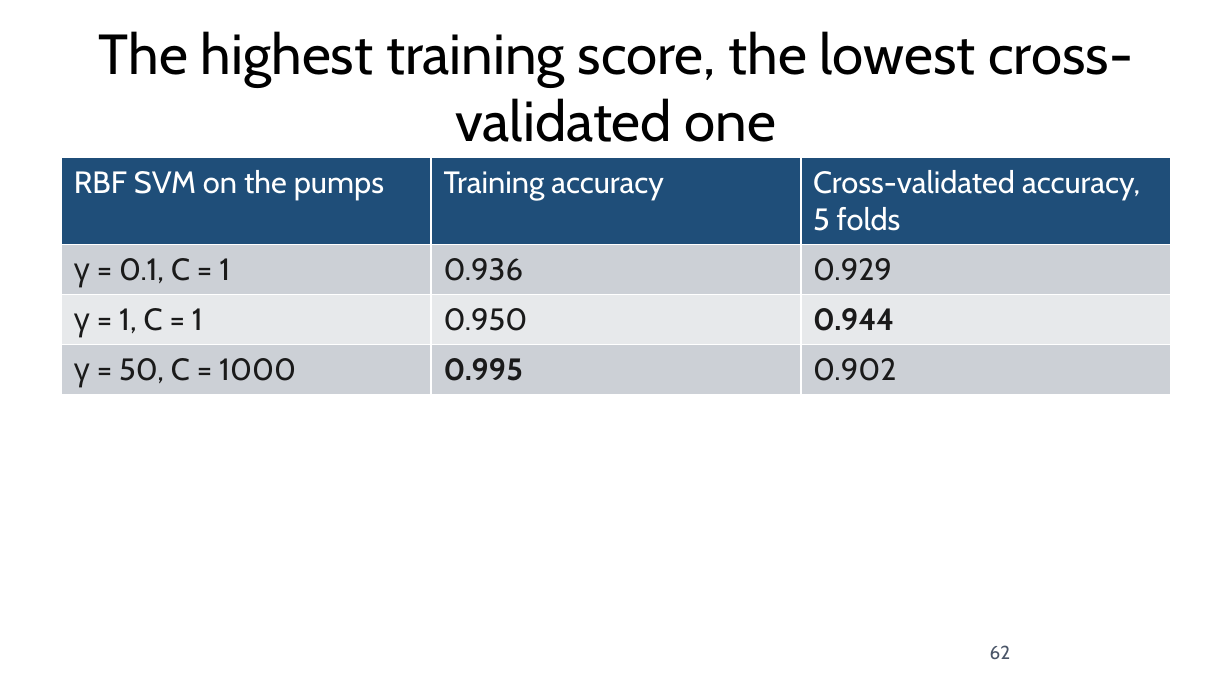
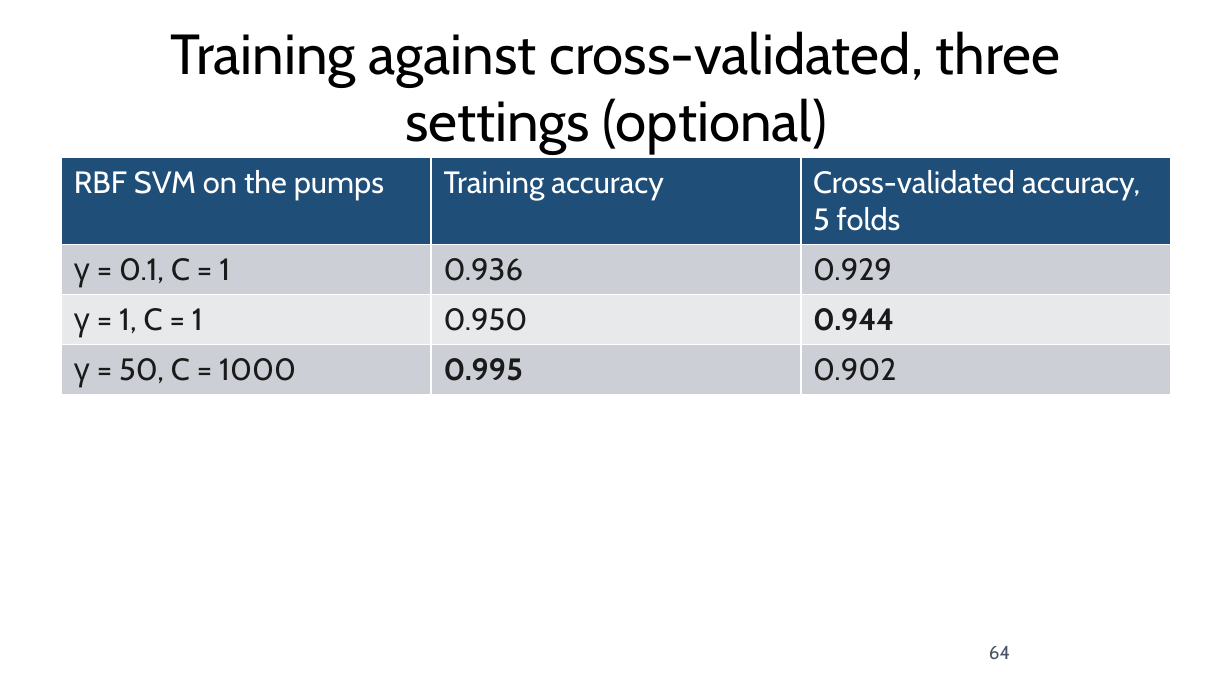
Before and after one commit to fabioantonini/technologies-for-artificial-intelligence, a slide deck: slide 64 of Lessons/06_knn_naive_bayes_svm/Slides/knn_naive_bayes_svm_slides.pptx (slide 62 before the commit). Drawn at 1232x693 pixels with LibreOffice and Linux fonts; fonts in the diff are those of the drawing; background and template pictures are left out. Boxes give left, top, right and bottom in pixels: in the first picture for what was removed or moved away, otherwise in the second. Text is boxed around its words. In the diff, an @@ line names an element or a change of style, - is before the commit and + after.

```diff
--- a/Lessons/06_knn_naive_bayes_svm/Slides/knn_naive_bayes_svm_slides.pptx
+++ b/Lessons/06_knn_naive_bayes_svm/Slides/knn_naive_bayes_svm_slides.pptx
@@ title at <box>171,31,1061,154</box>: text changed @@
-The highest training score, the lowest cross-validated one
+Training against cross-validated, three settings (optional)
@@ page number at <box>989,646,1010,659</box>: text changed @@
-62
+64
```
Also in this commit, not shown: 16 other slides changed, 2 slides added, 12 other files.
